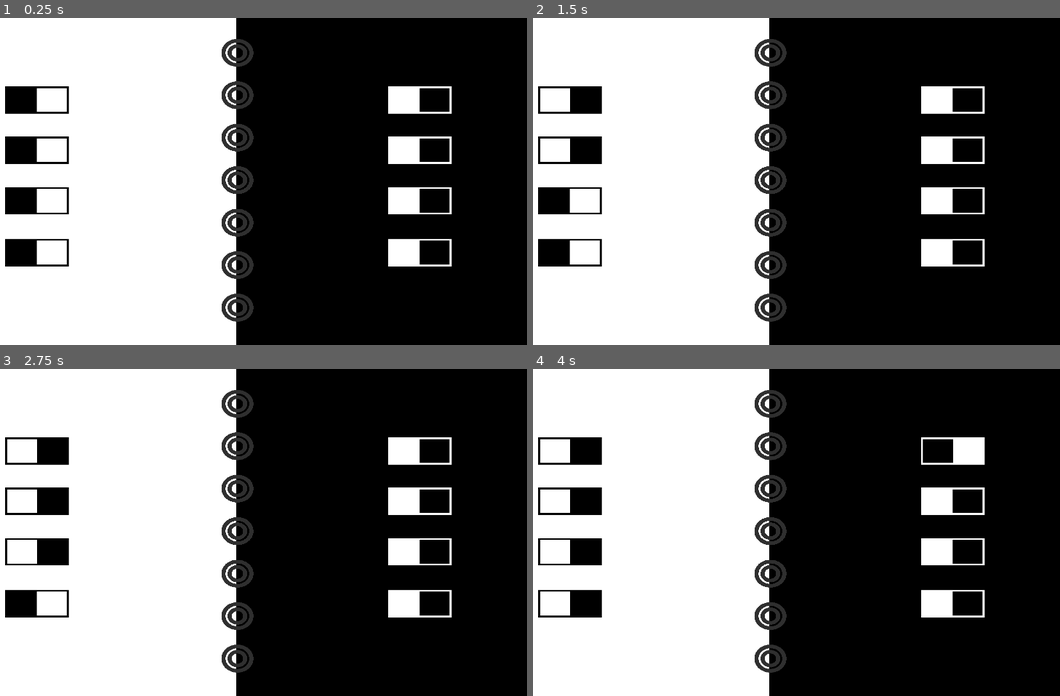
Above: before the commit, frames 1-4 (two rows, left to right).
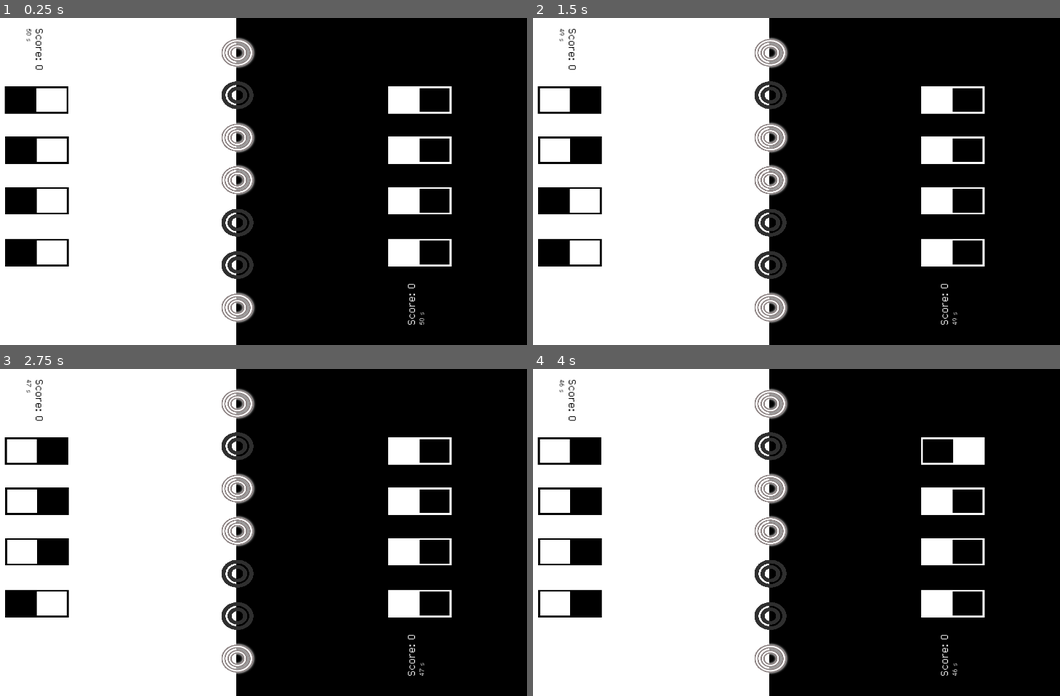
Above: after the commit, the same moments.

Repository: DragonCat4012/Switch
Game: Godot game, scene res://Scenes/Multiplayer/KoopMultiplayerScene.tscn
The game is run twice, just before and just after one commit, with the same random seed, the same clock (stepped at 60 frames per second) and the same inputs. This scene is started directly instead of the project's main scene.
Inputs (mouse positions are in pixels of both pictures, inside the frame that each line leads up to):
- Up to frame 1 (0.25 s): no input
- Up to frame 2 (1.5 s): tap Enter (ui_accept) at 0.5, 0.77, 1.25 s; move the mouse to (569, 99) at 0.52 s; hold Right (ui_right) 0.53-1.28 s; click (569, 99) at 0.67 s; move the mouse to (569, 148) at 1.27 s; hold Down (ui_down) from 1.28 s (still down); click (569, 148) at 1.42 s
- Up to frame 3 (2.75 s): tap Enter (ui_accept) at 1.52, 2 s; move the mouse to (36, 552) at 2.02 s; release Down (ui_down) at 2.03 s; hold Right (ui_right) from 2.03 s (still down); click (36, 552) at 2.17 s
- Up to frame 4 (4 s): move the mouse to (569, 604) at 2.77 s; release Right (ui_right) at 2.78 s; hold Up (ui_up) 2.78-3.53 s; click (569, 604) at 2.92 s; tap Enter (ui_accept) at 3.02, 3.5, 3.77 s; move the mouse to (954, 450) at 3.52 s; hold Left (ui_left) from 3.53 s (still down); click (954, 450) at 3.67 s

The runs differ from the first frame. In frame 1, 1.8% of the frame differs, in the area x 0-81%, y 3-94%; in frame 2, 1.8%; in frame 3, 1.8%; in frame 4, 1.8%.

Commit message:
Multiplayer: add score and timer

Diff:
--- a/Scenes/Multiplayer/KoopMultiplayerScene.gd
+++ b/Scenes/Multiplayer/KoopMultiplayerScene.gd
@@ -16,6 +16,13 @@
 @onready var switch6 = $Switch_6
 @onready var switch7 = $Switch_7
 @onready var switch8 = $Switch_8
+
+#UtilNodes
+@onready var light_score_label = $VBoxContainer/LightScore
+@onready var dark_score_label = $DarkInfo/DarkScore
+
+@onready var light_timer_label = $VBoxContainer/LightTime
+@onready var dark_timer_label = $DarkInfo/DarkTime
 
 # Current Game
 var score = 0
@@ -38,9 +45,30 @@
 	AudioManager.play_music_background()
 	GameManager.jsonHandler.loadGame()
 
+	light_score_label.text = "Score: 0"
+	dark_score_label.text = "Score: 0"
+
+	add_child(timer)
+	timer.connect("timeout", _on_timer_timeout)
+
+	_init_game()
+
 func _process(delta):
 	if Input.is_action_just_pressed("ui_cancel"):
 		get_tree().change_scene_to_file("res://Scenes/menu.tscn")
+
+	light_timer_label.text = str(round(timer.time_left)) + " s"
+	dark_timer_label.text = str(round(timer.time_left)) + " s"
+	if timer.time_left <= 5.5:
+		var red = Color(1.0,0.0,0.0,1.0)
+		light_timer_label.set("theme_override_colors/font_color", red)
+		dark_timer_label.set("theme_override_colors/font_color", red)
+
+func _on_timer_timeout():
+	timer.stop()
+	GameManager.jsonHandler.saveScore(score)
+	GameManager.jsonHandler.saveLostMap()
+	get_tree().change_scene_to_file("res://Scenes/GameOver.tscn")
 
 func _init_game():
 	queue_redraw()
@@ -53,6 +81,11 @@
 	lamp6.reset()
 	lamp7.reset()
 	initNumber()
+
+	timer.wait_time = timerTime
+	light_timer_label.set("theme_override_colors/font_color", Color.BLACK)
+	dark_timer_label.set("theme_override_colors/font_color", Color.WHITE)
+	timer.start()
 
 func initNumber():
 	var num = randi_range(1, 128)
--- a/Scenes/Multiplayer/KoopMultiplayerScene.tscn
+++ b/Scenes/Multiplayer/KoopMultiplayerScene.tscn
@@ -8,6 +8,7 @@
 [ext_resource type="Texture2D" uid="uid://bkdr5x8xo7he2" path="res://Sprites/Switch/white_on.svg" id="6_ksan3"]
 [ext_resource type="Texture2D" uid="uid://cpiutjtj20tfu" path="res://Sprites/Lamps/off.PNG" id="6_nnwuf"]
 [ext_resource type="Script" path="res://Sprites/Lamps/Lamp.gd" id="7_gjff7"]
+[ext_resource type="FontFile" uid="uid://b2cswqm32sj5f" path="res://Ressources/Lex.ttf" id="9_l6at7"]
 
 [node name="KoopMultiplayerScene" type="Node2D"]
 script = ExtResource("1_3myuo")
@@ -17,9 +18,9 @@
 offset_bottom = 1080.0
 
 [node name="Switch_1" type="TextureRect" parent="."]
-offset_left = 407.0
+offset_left = 406.0
 offset_top = 226.0
-offset_right = 497.0
+offset_right = 496.0
 offset_bottom = 436.0
 rotation = 1.5708
 texture = ExtResource("2_a7sxp")
@@ -183,3 +184,45 @@
 texture = ExtResource("6_nnwuf")
 expand_mode = 2
 script = ExtResource("7_gjff7")
+
+[node name="DarkInfo" type="VBoxContainer" parent="."]
+offset_left = 1522.0
+offset_top = 1013.0
+offset_right = 1663.0
+offset_bottom = 1076.0
+rotation = -1.57079
+
+[node name="DarkScore" type="Label" parent="DarkInfo"]
+layout_mode = 2
+theme_override_colors/font_color = Color(1, 1, 1, 1)
+theme_override_fonts/font = ExtResource("9_l6at7")
+theme_override_font_sizes/font_size = 40
+text = "Score: ?"
+
+[node name="DarkTime" type="Label" parent="DarkInfo"]
+layout_mode = 2
+theme_override_colors/font_color = Color(1, 1, 1, 1)
+theme_override_fonts/font = ExtResource("9_l6at7")
+theme_override_font_sizes/font_size = 25
+text = "?? s"
+
+[node name="VBoxContainer" type="VBoxContainer" parent="."]
+offset_left = 326.0
+offset_top = 36.0
+offset_right = 467.0
+offset_bottom = 99.0
+rotation = 1.57079
+
+[node name="LightScore" type="Label" parent="VBoxContainer"]
+layout_mode = 2
+theme_override_colors/font_color = Color(0, 0, 0, 1)
+theme_override_fonts/font = ExtResource("9_l6at7")
+theme_override_font_sizes/font_size = 40
+text = "Score: ?"
+
+[node name="LightTime" type="Label" parent="VBoxContainer"]
+layout_mode = 2
+theme_override_colors/font_color = Color(0, 0, 0, 1)
+theme_override_fonts/font = ExtResource("9_l6at7")
+theme_override_font_sizes/font_size = 25
+text = "?? s"
--- a/Scenes/game.gd
+++ b/Scenes/game.gd
@@ -66,8 +66,8 @@
 func _process(delta):
 	if Input.is_action_just_pressed("ui_cancel"):
 		get_tree().change_scene_to_file("res://Scenes/menu.tscn")
+
 	timerLabel.text = str(round(timer.time_left)) + " s"
-
 	if timer.time_left <= 5.5:
 		var red = Color(1.0,0.0,0.0,1.0)
 		timerLabel.set("theme_override_colors/font_color",red)
@@ -180,7 +180,6 @@
 	if x == 127:
 		GameManager.jsonHandler.addAllLightsOn()
 
-
 	if x == goalNumber and _init: # prevent instant success qwq
 		lamp1.toggleStatus()
 	elif x == goalNumber:
@@ -239,11 +238,3 @@
 
 func _draw():
 	createWires()
-
-# Timer
-func resetTimer():
-	score = 0
-	timerLeft = 0
-
-func startTimer():
-	timerLeft = 50
Not shown: 1 places in Scenes/Multiplayer/KoopMultiplayerScene.tscn that only renumber resources
